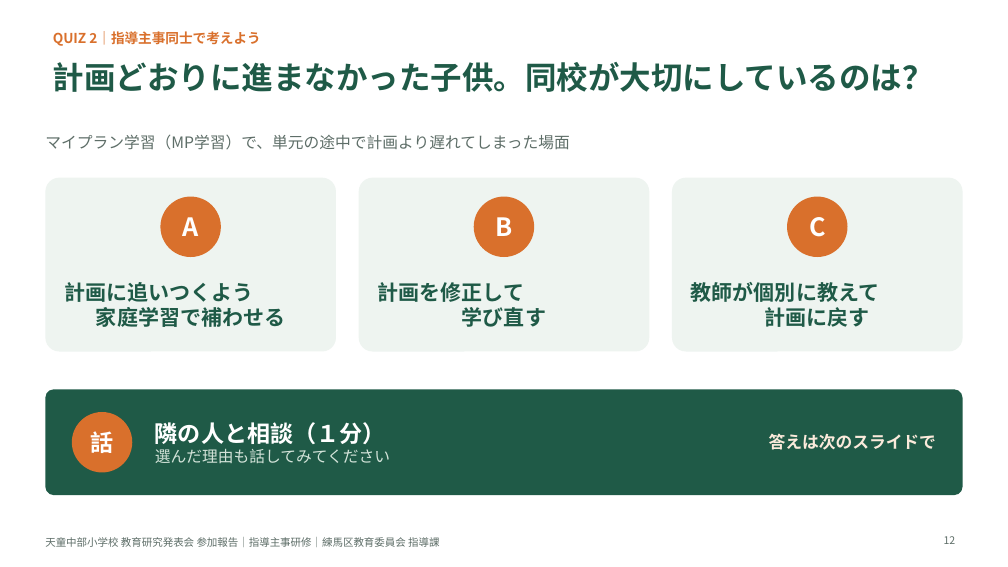
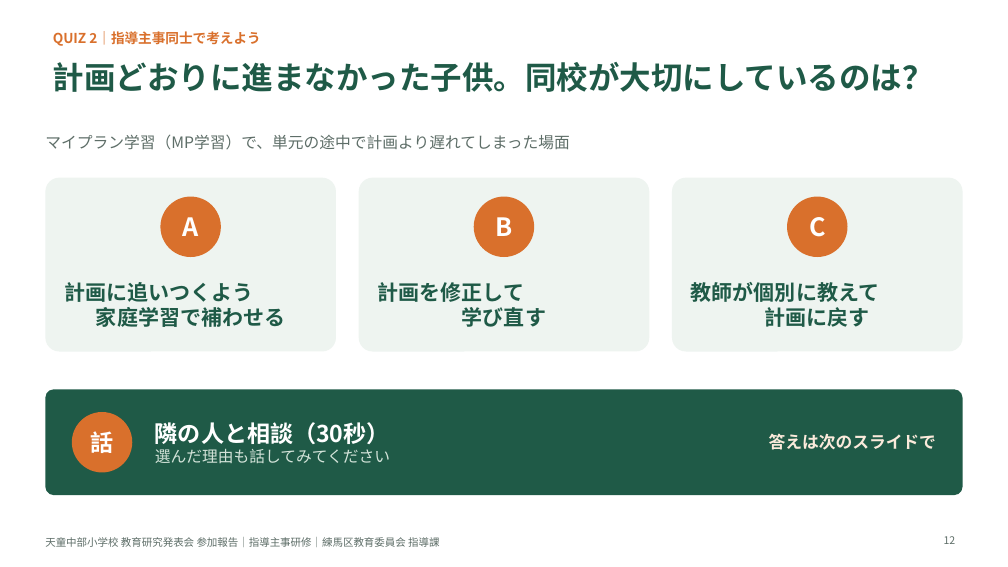
Before and after one commit to contynet730-star/con30, a slide deck: slide 12 of 天童中部小学校視察/081019_天童中部小学校_指導主事研修スライド_クイズ版.pptx. Drawn at 1008x567 pixels with LibreOffice and Linux fonts; fonts in the diff are those of the drawing. Boxes give left, top, right and bottom in pixels: in the first picture for what was removed or moved away, otherwise in the second. Text is boxed around its words. In the diff, an @@ line names an element or a change of style, - is before the commit and + after.

```diff
--- a/天童中部小学校視察/081019_天童中部小学校_指導主事研修スライド_クイズ版.pptx
+++ b/天童中部小学校視察/081019_天童中部小学校_指導主事研修スライド_クイズ版.pptx
@@ text at [155, 422, 390, 444]: text changed @@
-隣の人と相談（１分）
+隣の人と相談（30秒）
```
Also in this commit, not shown: 3 other slides changed.
